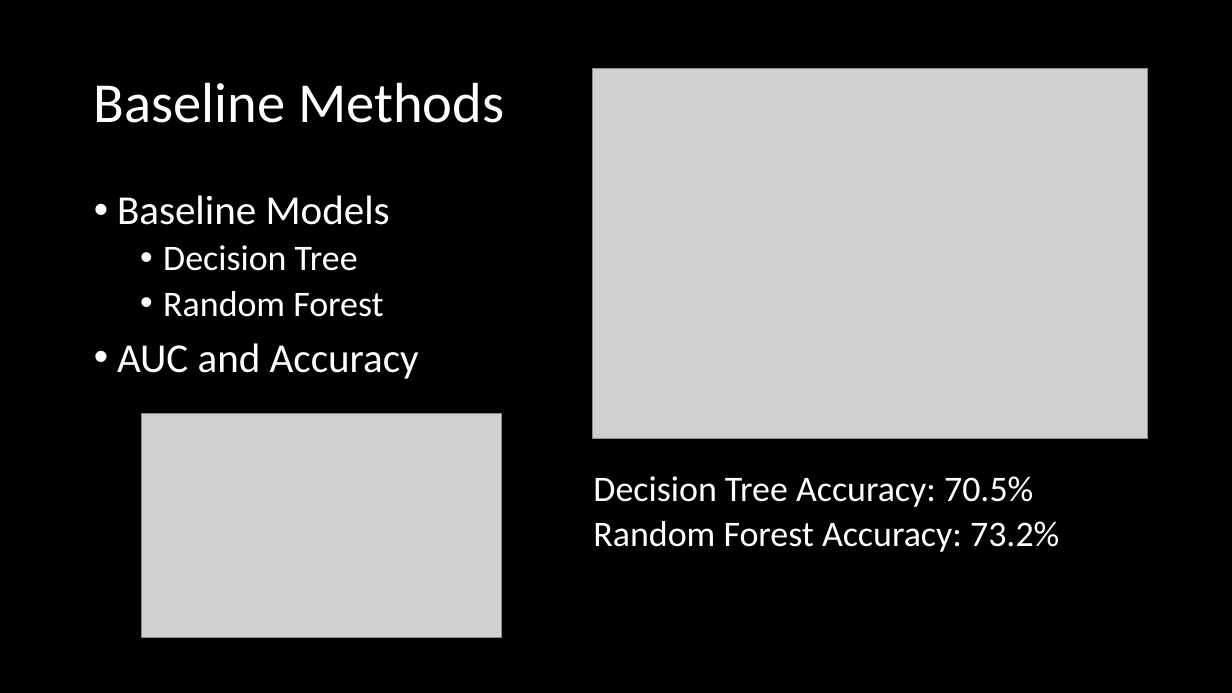
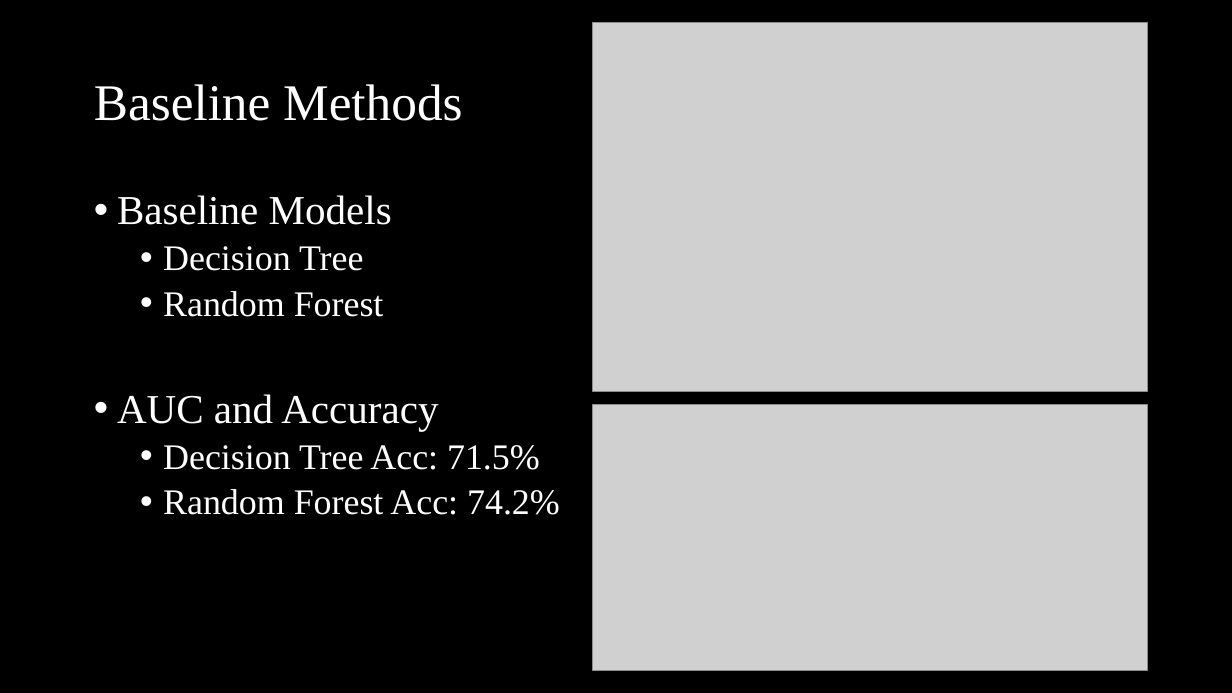
Before and after one commit to imw2/Diabetes-Diagnosis-Prediction, a slide deck: slide 9 of Presentation/FinalPresentationWittler.pptx. Drawn at 1232x693 pixels with LibreOffice and Linux fonts; fonts in the diff are those of the drawing; grey boxes stand for pictures. Boxes give left, top, right and bottom in pixels: in the first picture for what was removed or moved away, otherwise in the second. Text is boxed around its words. In the diff, an @@ line names an element or a change of style, - is before the commit and + after.

```diff
--- a/Presentation/FinalPresentationWittler.pptx
+++ b/Presentation/FinalPresentationWittler.pptx
@@ picture: place and size @@
-picture at [593, 68, 1148, 438]
+picture at [593, 22, 1148, 392]
@@ title "Baseline Methods" at [94, 84, 462, 121]: size 44 to 40 pt, font Calibri to Times New Roman @@
@@ text at [117, 195, 438, 430]: font Calibri to Times New Roman in "Baseline Models", "Decision Tree", "Random Forest", "AUC and Accuracy" @@
@@ picture removed at [141, 414, 501, 639] @@
@@ picture added at [593, 405, 1148, 671] @@
@@ text at [163, 445, 560, 515]: text changed; font Calibri to Times New Roman @@
-                Decision Tree Accuracy: 70.5%
-                Random Forest Accuracy: 73.2%
+  • Decision Tree Acc: 71.5%
+  • Random Forest Acc: 74.2%
```
Also in this commit, not shown: 10 other slides changed, 1 slide added, 1 slide removed.
